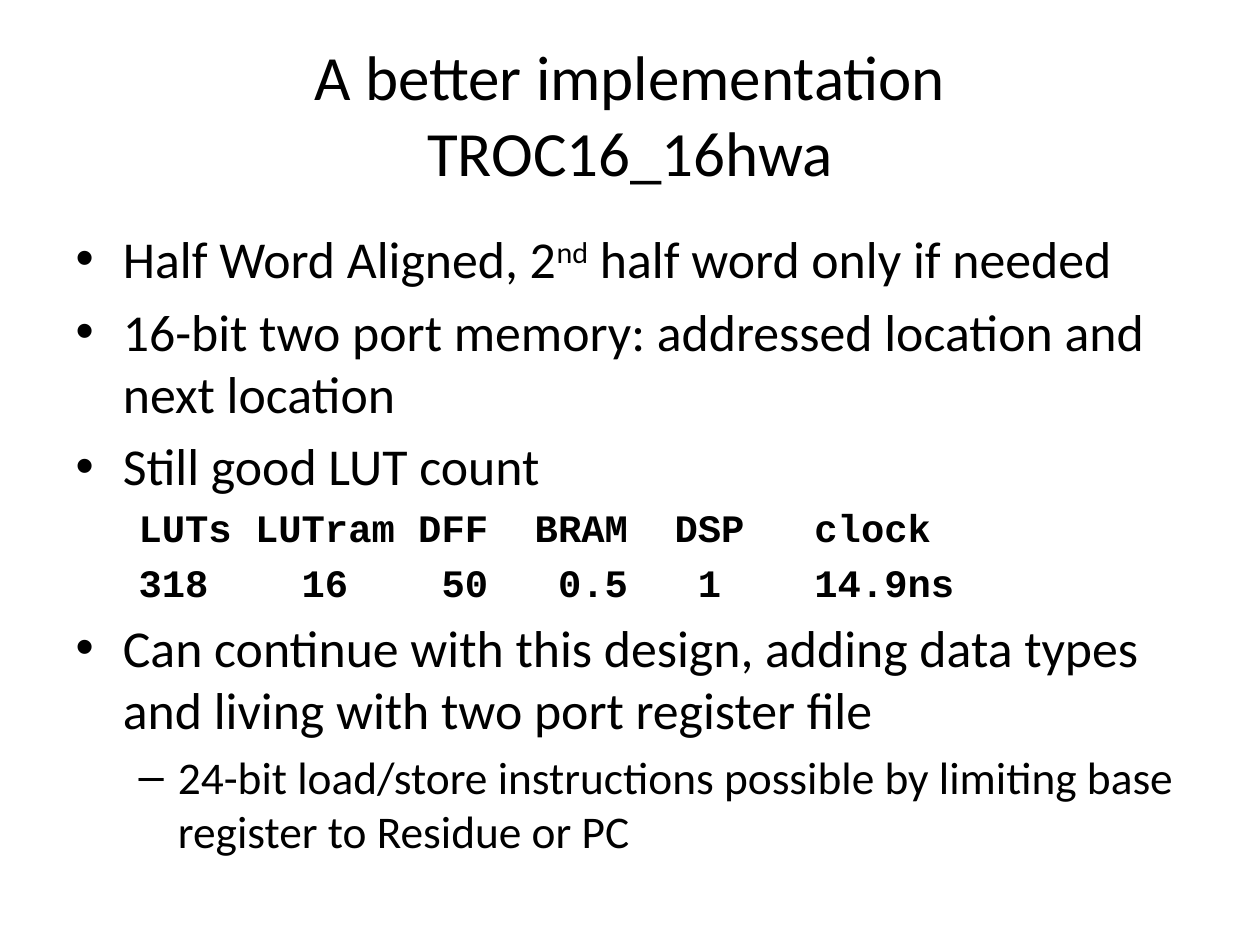
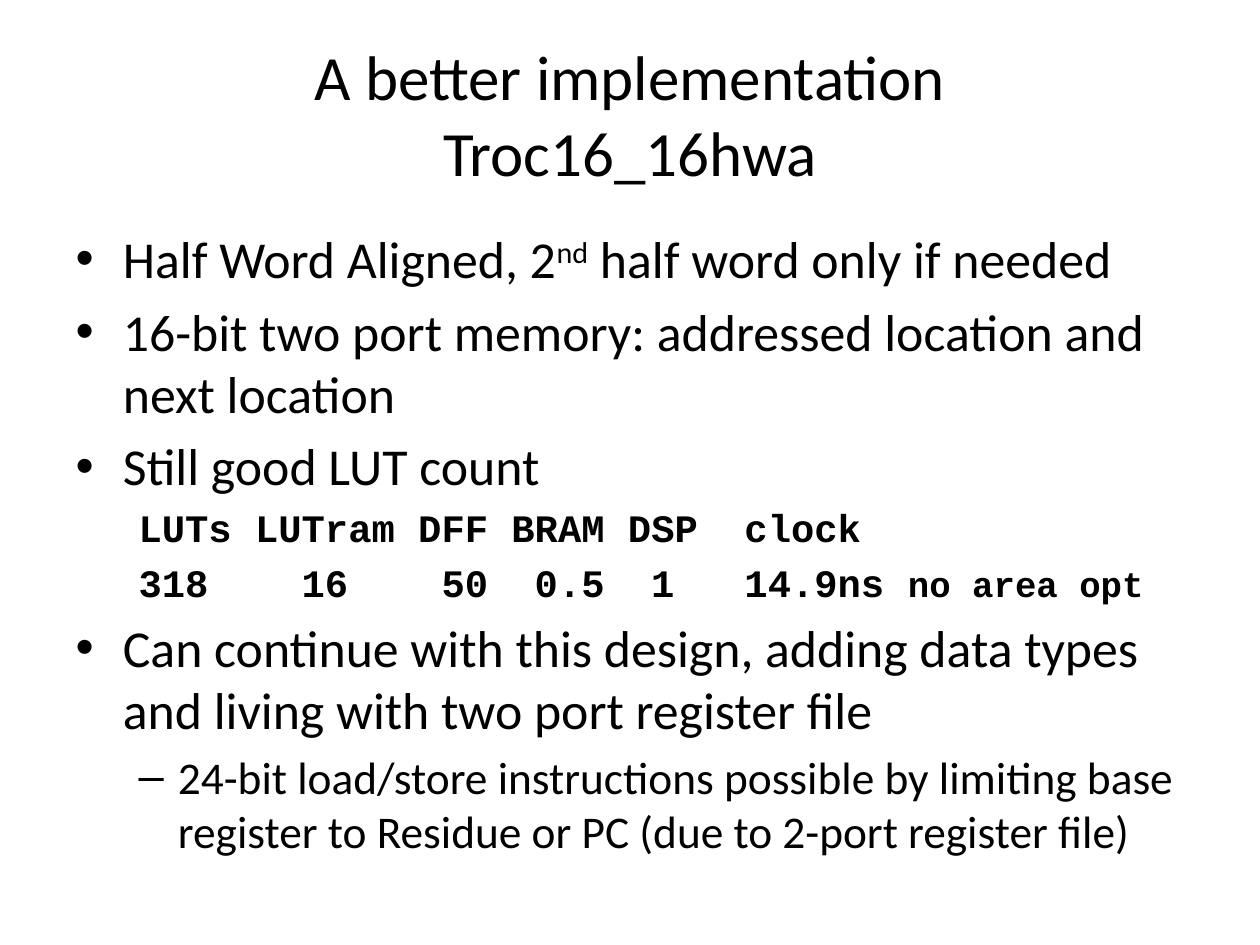
Before and after one commit to jimbrake/TROC16_16, a slide deck: slide 14 of DIY_soft-core_uP.pptx (slide 12 before the commit). Drawn at 1260x945 pixels with LibreOffice and Linux fonts; fonts in the diff are those of the drawing. Boxes give left, top, right and bottom in pixels: in the first picture for what was removed or moved away, otherwise in the second. Text is boxed around its words. In the diff, an @@ line names an element or a change of style, - is before the commit and + after.

```diff
--- a/DIY_soft-core_uP.pptx
+++ b/DIY_soft-core_uP.pptx
@@ title at (315,56,945,185): text changed @@
-A better implementation
-TROC16_16hwa
+A better implementation
+Troc16_16hwa
@@ text at (302,571,1143,605): text changed @@
-  318 16 50 0.5 1 14.9ns
+  318 16 50 0.5 1 14.9ns no area opt
@@ text at (178,762,1173,856): text changed @@
-  – 24-bit load/store instructions possible by limiting base register to Residue or PC
+  – 24-bit load/store instructions possible by limiting base register to Residue or PC (due to 2-port register file)
```
Also in this commit, not shown: 14 other slides changed, 2 slides added, 1 other file.
